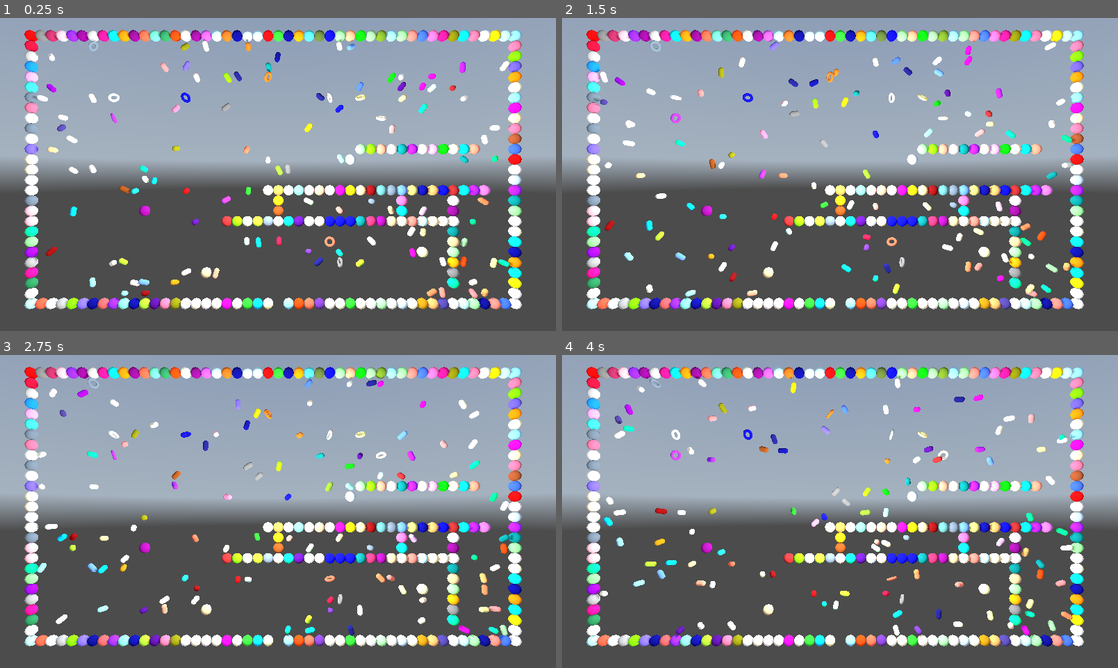
Above: before the commit, frames 1-4 (two rows, left to right).
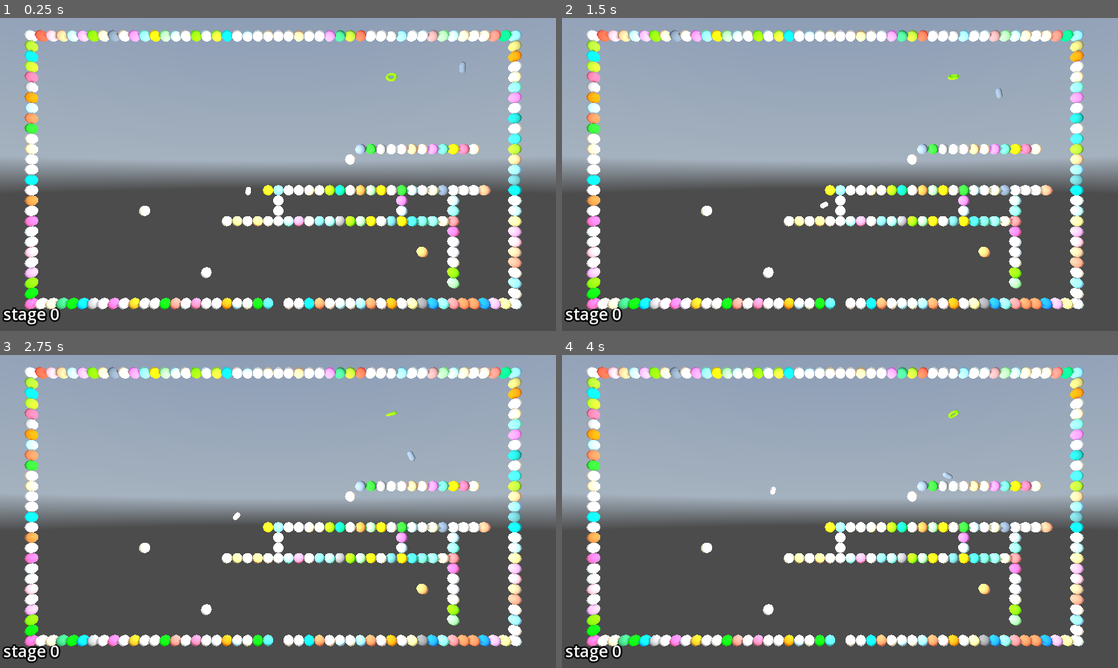
Above: after the commit, the same moments.

Repository: kasworld/gd4snakebyte3d
Game: Godot game, scene res://main.tscn
The game is run twice, just before and just after one commit, with the same random seed, the same clock (stepped at 60 frames per second) and the same inputs. A sky picture missing from this copy of the repository is replaced by a grey-blue gradient.
Inputs (mouse positions are in pixels of both pictures, inside the frame that each line leads up to):
- Up to frame 1 (0.25 s): no input
- Up to frame 2 (1.5 s): tap Enter at 0.5 s; move the mouse to (962, 158) at 0.52 s; click (962, 158) at 0.67 s; move the mouse to (728, 190) at 1.27 s; click (728, 190) at 1.42 s
- Up to frame 3 (2.75 s): move the mouse to (333, 442) at 2.02 s; click (333, 442) at 2.17 s
- Up to frame 4 (4 s): move the mouse to (812, 574) at 2.77 s; click (812, 574) at 2.92 s; move the mouse to (1006, 558) at 3.52 s; click (1006, 558) at 3.67 s

The runs differ from the first frame. In frame 1, 14% of the frame differs, in the area x 0-94%, y 3-99%; in frame 2, 14%; in frame 3, 14%; in frame 4, 14%.

Commit message:
LightColorList

Diff:
--- a/apple.gd
+++ b/apple.gd
@@ -14,7 +14,7 @@
 	$"번호".text = "%d" % number
 	field = f
 	pos2d = p2d
-	$"모양".mesh.material.albedo_color = NamedColorList.color_list.pick_random()[0]
+	$"모양".mesh.material.albedo_color = Settings.LightColorList.pick_random()[0]
 	$"모양".rotation.z = randf_range(-PI,PI)
 	rotate_v = randf_range(-5,5)
 
--- a/global/settings.gd
+++ b/global/settings.gd
@@ -15,3 +15,5 @@
 	["vline", 0, 0, Settings.FieldHeight-1, Things.Wall ],
 	["vline", Settings.FieldWidth-1, 0, Settings.FieldHeight-1, Things.Wall ],
 ]
+
+var LightColorList = NamedColorList.make_light_color_list()
--- a/main.gd
+++ b/main.gd
@@ -7,6 +7,7 @@
 	$Camera3D.position = Vector3(centerx, centery, Settings.FieldHeight)
 	$Camera3D.look_at(Vector3(centerx, centery, 0))
 	$OmniLight3D.position = Vector3(centerx, centery, Settings.FieldHeight/4)
+	$Stage.init(0)
 
 var key2fn = {
 	KEY_ESCAPE:_on_button_esc_pressed,
--- a/plum.gd
+++ b/plum.gd
@@ -18,7 +18,7 @@
 	field = f
 	pos2d = p2d
 	move_dir = d
-	$"모양".mesh.material.albedo_color = NamedColorList.color_list.pick_random()[0]
+	$"모양".mesh.material.albedo_color = Settings.LightColorList.pick_random()[0]
 	$"모양".rotation.x = randf_range(-PI,PI)
 	$"이동모양".mesh = $"모양".mesh
 	rotate_v = randf_range(-5,5)
--- a/stage.gd
+++ b/stage.gd
@@ -10,6 +10,7 @@
 
 func init(n :int) -> Stage:
 	number = n
+	$Label3D.text = "stage %d" % number
 	return self
 
 func _ready() -> void:
@@ -20,9 +21,9 @@
 	field.set_at( Vector2i(Settings.FieldWidth/2, Settings.FieldHeight-1), Things.Start)
 	#field.set_at( Vector2i(Settings.FieldWidth/2, 0), Things.Goal)
 	$Walls.field2wall(field)
-	for i in 100:
+	for i in 2:
 		add_plum(i)
-	for i in 10:
+	for i in 1:
 		add_apple(i)
 
 func add_plum(i:int) -> void:
--- a/stage.tscn
+++ b/stage.tscn
@@ -12,4 +12,7 @@
 wait_time = 0.2
 autostart = true
 
+[node name="Label3D" type="Label3D" parent="."]
+pixel_size = 0.05
+
 [connection signal="timeout" from="Timer" to="." method="_on_timer_timeout"]
--- a/walls.gd
+++ b/walls.gd
@@ -13,6 +13,6 @@
 			if field.get_at(pos) == Things.Wall:
 				var pos3d = Settings.vector2i_to_vector3(pos)
 				$MultiMeshShape.set_inst_pos(wall_count, pos3d)
-				$MultiMeshShape.set_inst_color(wall_count, NamedColorList.color_list.pick_random()[0])
+				$MultiMeshShape.set_inst_color(wall_count, Settings.LightColorList.pick_random()[0])
 				wall_count += 1
 	$MultiMeshShape.set_visible_count(wall_count)
